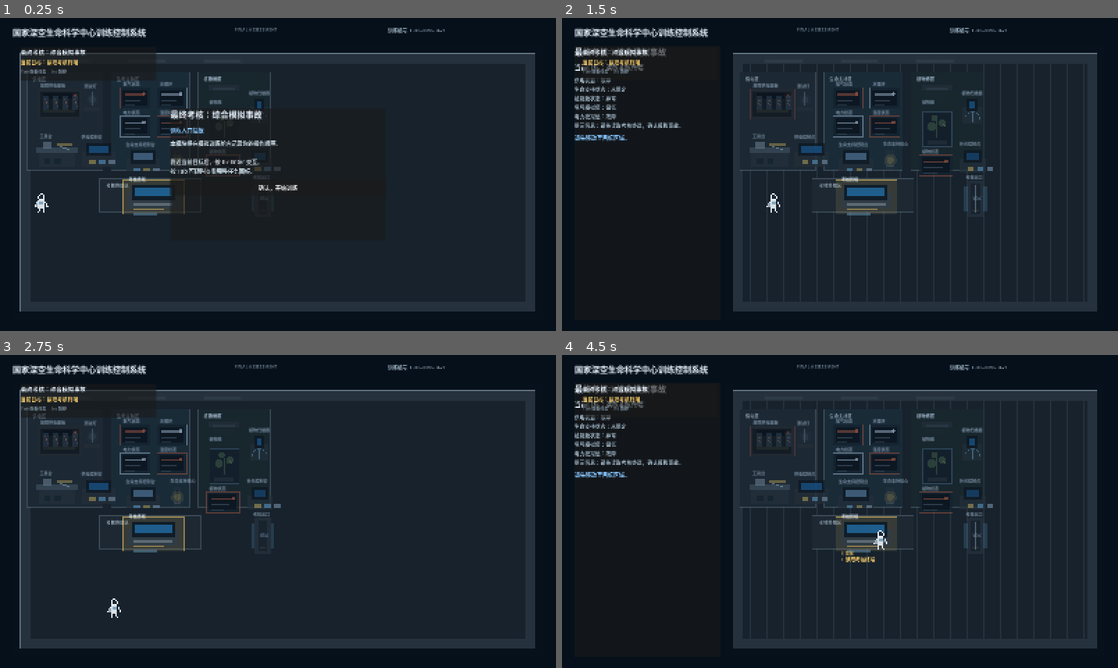
Above: before the commit, frames 1-4 (two rows, left to right).
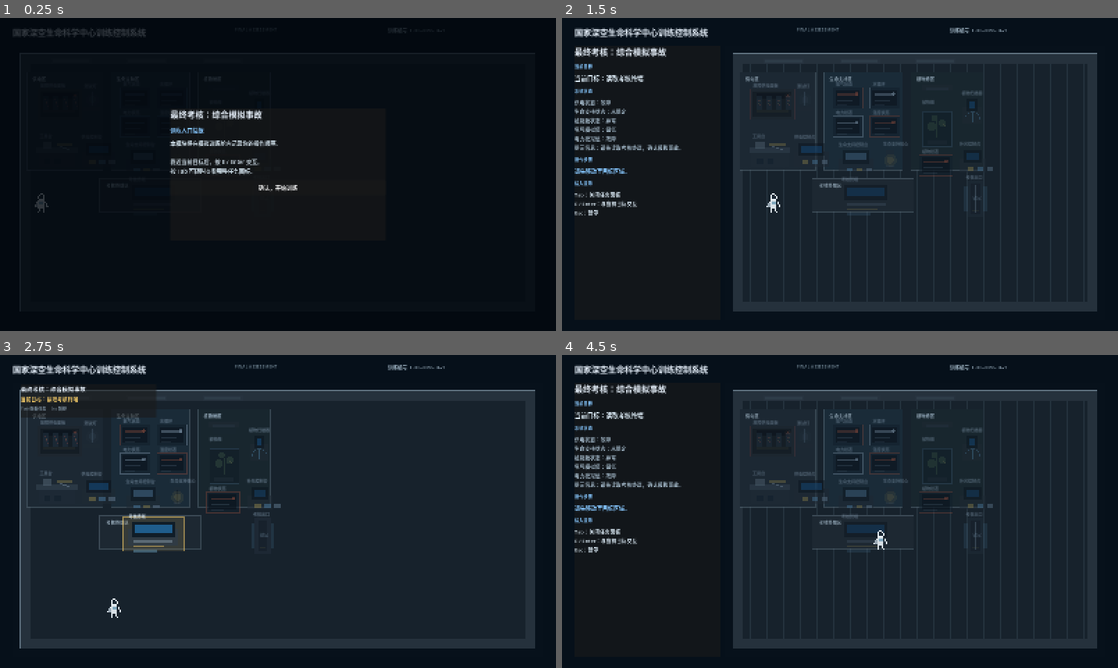
Above: after the commit, the same moments.

Repository: chinnseii/guanghan-outpost
Game: Godot game, scene res://scenes/training/FinalAssessmentScene.tscn
The game is run twice, just before and just after one commit, with the same random seed, the same clock (stepped at 60 frames per second) and the same inputs. This scene is started directly instead of the project's main scene.
Inputs (mouse positions are in pixels of both pictures, inside the frame that each line leads up to):
- Up to frame 1 (0.25 s): no input
- Up to frame 2 (1.5 s): click "确认，开始训练" at 0.5 s; tap Enter at 1.25 s; move the mouse to (962, 158) at 1.27 s; hold Right (ui_right) from 1.28 s (still down); hold Tab (mission_panel) from 1.28 s (still down); click (962, 158) at 1.42 s
- Up to frame 3 (2.75 s): move the mouse to (166, 527) at 2.02 s; release Right (ui_right) at 2.03 s; release Tab (mission_panel) at 2.03 s; hold Down (ui_down) from 2.03 s (still down); tap E (interact) at 2.1 s; tap Tab (mission_panel) at 2.3 s
- Up to frame 4 (4.5 s): tap Space at 2.75 s; move the mouse to (895, 442) at 2.77 s; release Down (ui_down) at 2.78 s; hold Right (ui_right) 2.78-3.53 s; hold Tab (mission_panel) 2.78-3.53 s; move the mouse to (812, 574) at 3.52 s; hold Up (ui_up) 3.53-4.28 s; tap Enter at 3.6 s; click (812, 574) at 3.67 s; tap Tab (mission_panel) at 3.8 s; move the mouse to (1006, 558) at 4.27 s; hold Left (ui_left) from 4.28 s (still down); hold Tab (mission_panel) from 4.28 s (still down); tap N at 4.35 s

The runs differ from the first frame. In frame 1, 19% of the frame differs, in the area x 2-97%, y 3-94%; in frame 2, 4.5%; in frame 3, 0.3%; in frame 4, 4.5%.

Commit message:
Polish training briefing and task overlays

Diff:
--- a/scripts/training/training_module_scene.gd
+++ b/scripts/training/training_module_scene.gd
@@ -567,7 +567,7 @@
 		var font := ThemeDB.fallback_font
 		var font_size := LABEL_FONT_SIZE
 		draw_string(font, Vector2(8, -6), label_text, HORIZONTAL_ALIGNMENT_LEFT, -1, font_size, Color("#d8e7f2"))
-		if active:
+		if active and kind != "exit":
 			draw_string(font, Vector2(8, size.y + 18), "E 交互", HORIZONTAL_ALIGNMENT_LEFT, -1, font_size, Color("#f0c766"))
 
 class TraineeVisual:
@@ -617,6 +617,7 @@
 var minimal_hud: PanelContainer
 var minimal_title_label: Label
 var minimal_objective_label: Label
+var briefing_scrim: ColorRect
 var briefing_modal: PanelContainer
 var pause_panel: PanelContainer
 var interaction_panel: PanelContainer
@@ -645,6 +646,7 @@
 		briefing_visible = false
 		if briefing_modal != null:
 			briefing_modal.visible = false
+	_sync_overlay_visibility()
 
 func _process(delta: float) -> void:
 	if briefing_visible or pause_visible or interaction_running:
@@ -726,18 +728,21 @@
 	title.add_theme_font_size_override("font_size", 24)
 	left.add_child(title)
 
+	_add_panel_section_label(left, "当前目标")
 	objective_label = Label.new()
 	objective_label.autowrap_mode = TextServer.AUTOWRAP_WORD_SMART
 	objective_label.modulate = Color("#d8e7f2")
 	objective_label.add_theme_font_size_override("font_size", 18)
 	left.add_child(objective_label)
 
+	_add_panel_section_label(left, "系统状态")
 	hud_label = Label.new()
 	hud_label.autowrap_mode = TextServer.AUTOWRAP_WORD_SMART
 	hud_label.modulate = Color("#9fb4c4")
 	hud_label.add_theme_font_size_override("font_size", 15)
 	left.add_child(hud_label)
 
+	_add_panel_section_label(left, "操作步骤")
 	hint_label = Label.new()
 	hint_label.autowrap_mode = TextServer.AUTOWRAP_WORD_SMART
 	hint_label.modulate = Color("#86c7ff")
@@ -749,6 +754,7 @@
 	diagnosis_panel.add_theme_constant_override("separation", 8)
 	left.add_child(diagnosis_panel)
 
+	_add_panel_section_label(left, "输入提示")
 	log_label = Label.new()
 	log_label.autowrap_mode = TextServer.AUTOWRAP_WORD_SMART
 	log_label.modulate = Color("#d8e7f2")
@@ -803,6 +809,12 @@
 	_build_interaction_panel()
 
 func _build_briefing_modal() -> void:
+	briefing_scrim = ColorRect.new()
+	briefing_scrim.color = Color("#02070d", 0.78)
+	briefing_scrim.set_anchors_preset(Control.PRESET_FULL_RECT)
+	briefing_scrim.visible = not completed
+	add_child(briefing_scrim)
+
 	briefing_modal = PanelContainer.new()
 	briefing_modal.set_anchors_preset(Control.PRESET_CENTER)
 	briefing_modal.offset_left = -310
@@ -900,6 +912,7 @@
 	briefing_visible = false
 	if briefing_modal != null:
 		briefing_modal.visible = false
+	_sync_overlay_visibility()
 
 func _toggle_mission_panel() -> void:
 	if pause_visible:
@@ -908,8 +921,9 @@
 
 func _set_mission_panel_visible(value: bool) -> void:
 	mission_panel_visible = value
-	if left_panel != null:
-		left_panel.visible = value or (diagnosis_panel != null and diagnosis_panel.visible)
+	if log_label != null:
+		log_label.text = "Tab：关闭任务面板\nE / Enter：与当前目标交互\nEsc：暂停"
+	_sync_overlay_visibility()
 
 func _toggle_pause_menu() -> void:
 	if briefing_visible:
@@ -921,6 +935,20 @@
 	pause_visible = value
 	if pause_panel != null:
 		pause_panel.visible = value
+	_sync_overlay_visibility()
+
+func _sync_overlay_visibility() -> void:
+	var diagnosis_open := diagnosis_panel != null and diagnosis_panel.visible
+	if briefing_scrim != null:
+		briefing_scrim.visible = briefing_visible
+	if briefing_modal != null:
+		briefing_modal.visible = briefing_visible
+	if left_panel != null:
+		left_panel.visible = mission_panel_visible or diagnosis_open
+	if minimal_hud != null:
+		minimal_hud.visible = not briefing_visible and not mission_panel_visible and not pause_visible and not diagnosis_open
+	if prompt_label != null and (briefing_visible or mission_panel_visible or pause_visible):
+		prompt_label.visible = false
 
 func _build_training_area() -> void:
 	target_nodes.clear()
@@ -1594,6 +1622,16 @@
 func _update_room_prompt() -> void:
 	if prompt_label == null:
 		return
+	if briefing_visible or mission_panel_visible or pause_visible:
+		for node in target_nodes.values():
+			if node is TrainingTargetVisual:
+				node.highlighted = false
+				node.active = false
+				node.locked = _target_locked(String(node.name), "")
+				node.modulate = Color(0.62, 0.68, 0.74, 0.48)
+				node.queue_redraw()
+		prompt_label.visible = false
+		return
 	var step := _current_step()
 	var target_id := "exit" if completed else (String(step.get("target", "")) if not step.is_empty() else "")
 	for node in target_nodes.values():
@@ -1602,7 +1640,7 @@
 			node.highlighted = node.name == target_id or node_is_interacting
 			node.active = node_is_interacting
 			node.locked = _target_locked(String(node.name), target_id)
-			node.modulate = Color(1, 1, 1, 1) if node.highlighted else Color(0.72, 0.78, 0.84, 0.72)
+			node.modulate = Color(1, 1, 1, 1) if node.highlighted else Color(0.64, 0.70, 0.76, 0.56)
 			node.show_trigger_debug = show_trigger_debug and node.kind == "marker"
 			if module_id == "power_repair":
 				node.status_text = _power_visual_status(String(node.name))
@@ -1797,8 +1835,7 @@
 		_show_diagnosis_options(step.get("options", []), String(step.get("correct", "")))
 	if completed:
 		hint_label.text = _completed_hint_text()
-	if left_panel != null:
-		left_panel.visible = mission_panel_visible or (diagnosis_panel != null and diagnosis_panel.visible)
+	_sync_overlay_visibility()
 
 func _suit_control_hint(step: Dictionary) -> String:
 	match String(step.get("target", "")):
@@ -2133,6 +2170,13 @@
 	label.add_theme_font_size_override("font_size", font_size)
 	parent.add_child(label)
 
+func _add_panel_section_label(parent: VBoxContainer, text: String) -> void:
+	var label := Label.new()
+	label.text = text
+	label.modulate = Color("#86c7ff")
+	label.add_theme_font_size_override("font_size", 13)
+	parent.add_child(label)
+
 func _add_button(parent: HBoxContainer, text: String, callback: Callable) -> void:
 	var button := Button.new()
 	button.text = text
Binary file changed: docs/screenshots/sprint08_7_1_training_immersion/01_training_entry_briefing_modal.png
Binary file changed: docs/screenshots/sprint08_7_1_training_immersion/02_training_after_briefing_minimal_hud.png
Binary file changed: docs/screenshots/sprint08_7_1_training_immersion/03_training_task_panel_open_tab.png
Binary file changed: docs/screenshots/sprint08_7_1_training_immersion/04_training_task_panel_closed.png
Binary file changed: docs/screenshots/sprint08_7_1_training_immersion/05_training_complete_objective_go_to_exit.png
Binary file changed: docs/screenshots/sprint08_7_1_training_immersion/06_player_near_training_exit_prompt.png
Binary file changed: docs/screenshots/sprint08_7_1_training_immersion/07_pause_menu_with_return_to_main.png
Binary file changed: docs/screenshots/sprint08_7_1_training_immersion/08_final_assessment_complete_go_to_assignment.png
